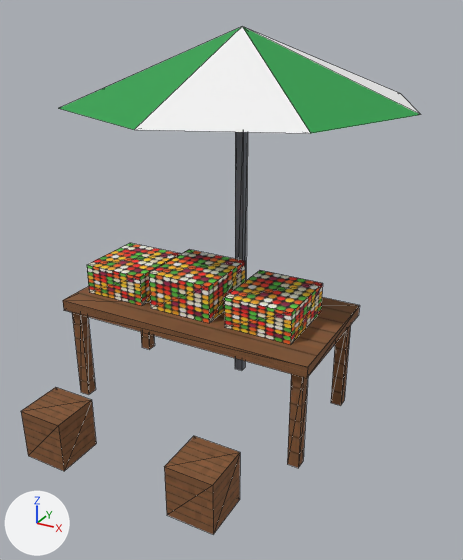
An edit to the glTF model scripts/street-assets/assets/stall-blue-far.glb, drawn before and after from the same camera.
Before and after are seen from a 50 mm camera at (2.69, -4.49, 3.51) aimed at (0.12, 0.18, 1.18). The lights are fixed; the arrows at lower left show +X, +Y and +Z. The older version comes first. Mesh edges are drawn as thin lines. Vertices at exactly the same position are counted once.
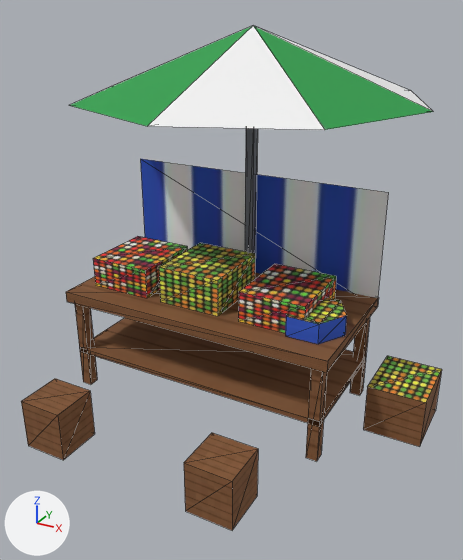
Changed parts and their boxes [x1, y1, x2, y2] in the pictures (463 x 560 px; the box of a moved part takes in the faces that stretch with it):
'Mesh_0', surface changed, reshaped, moved, rescaled
    before: [21, 27, 421, 534]
    after: [21, 26, 442, 530]
part 1 of me_mesh_0, moved or reshaped
    before: [72, 312, 96, 395]
    after: [75, 304, 97, 384]
part 2 of me_mesh_0, moved or reshaped (not visible afterwards)
    before: [141, 332, 155, 349]
part 3 of me_mesh_0, moved or reshaped
    before: [287, 374, 308, 468]
    after: [306, 368, 327, 461]
part 4 of me_mesh_0, moved or reshaped
    before: [331, 325, 351, 406]
    after: [350, 318, 370, 396]
part 5 of me_mesh_0, moved or reshaped
    before: [235, 132, 248, 371]
    after: [93, 236, 187, 298]
part 6 of me_mesh_0, moved or reshaped
    before: [21, 387, 96, 471]
    after: [159, 243, 255, 316]
part 7 of me_mesh_0, moved or reshaped
    before: [164, 436, 240, 534]
    after: [238, 264, 336, 333]
part 8 of me_mesh_0, added (blue)
    after: [285, 297, 347, 344]
part 9 of me_mesh_0, moved or reshaped
    before: [63, 280, 359, 378]
    after: [21, 379, 95, 460]
part 10 of me_mesh_0, added (brown)
    after: [184, 433, 258, 530]
part 11 of me_mesh_0, added (brown)
    after: [363, 356, 442, 447]
part 12 of me_mesh_0, rebuilt
    before: [59, 27, 421, 134]
    after: [69, 26, 434, 130]
part 13 of me_mesh_0, deleted
    before: [87, 243, 180, 306]
part 14 of me_mesh_0, deleted
    before: [149, 249, 245, 323]
part 15 of me_mesh_0, deleted
    before: [224, 270, 323, 344]
part 16 of me_mesh_0, added
    after: [66, 128, 388, 425]

The change, as a list of edits to the scene's bpy script:
```text
Change mat_atlas:
    where n2 = _N.new('ShaderNodeTexImage'); n2.name = 'Image Texture'
    n2.image: img_stall_blue_far_atlas -> img_atlas_sky_far
    where n3 = _N.new('ShaderNodeMapping'); n3.name = 'Mapping'
    n3.inputs[1].default_value: (0.003, -6.909, 0.0) -> (0.00244, -7.176, 0.0)  # 'Location'
    n3.inputs[3].default_value: (15.52, 7.906, 1.0) -> (14.93, 7.924, 1.0)  # 'Scale'
Change me_mesh_0:
    used by ob_mesh_0; parent = ob_stall_blue; location = (-1.55, 2.14, 0.0); scale = (0.000222, 0.000222, 0.000222)
    remove me_mesh_0.from_pydata(...)  # 98 vertices, 126 faces; spans x 0.0..13953.0, y -16383.0..0.0, z 0.0..14853.0
    add me_mesh_0.from_pydata(...)  # 130 vertices, 168 faces; spans x 0.0..15346.0, y -16383.0..0.0, z 0.0..14265.0
    me_mesh_0 part 1: the loose piece of 8 vertices spanning x 1800.0..2250.0, y -12107.0..-11657.0, z 0.0..4051.0 is scaled about its middle by 0.96, then moved by (-296.0, 38.0, -80.0)
    me_mesh_0 part 2: the loose piece of 8 vertices spanning x 1800.0..2250.0, y -7606.0..-7156.0, z 0.0..4051.0 is scaled about its middle by 0.96, then moved by (-296.0, 292.0, -80.0)
    me_mesh_0 part 3: the loose piece of 8 vertices spanning x 11702.0..12152.0, y -12107.0..-11657.0, z 0.0..4051.0 is scaled about its middle by 0.962, then moved by (176.0, 38.0, -80.0)
    me_mesh_0 part 4: the loose piece of 8 vertices spanning x 11702.0..12152.0, y -7606.0..-7156.0, z 0.0..4051.0 is scaled about its middle by 0.962, then moved by (176.0, 292.0, -80.0)
    me_mesh_0 part 5: the loose piece of 8 vertices spanning x 6796.0..7156.0, y -7156.0..-6796.0, z 0.0..12152.0 is scaled about its middle by (7.21, 8.41, 0.0996), then moved by (-3734.0, -2707.0, -1148.0)
    me_mesh_0 part 6: the loose piece of 8 vertices spanning x 2926.0..4726.0, y -16383.0..-14583.0, z 0.0..2025.0 is scaled about its middle by (1.44, 1.68, 0.725), then moved by (2658.0, 5800.0, 4045.0)
    me_mesh_0 part 7: the loose piece of 8 vertices spanning x 9227.0..11027.0, y -16383.0..-14583.0, z 0.0..2025.0 is scaled about its middle by (1.44, 1.68, 0.598), then moved by (-185.0, 5800.0, 3915.0)
    me_mesh_0 part 8: a new loose piece, a 6-sided cylinder along z spanning x 10029.0..12449.0, y -11379.0..-9283.0, z 4323.0..5101.0, in mat_atlas
    me_mesh_0 part 9: the loose piece of 8 vertices spanning x 1575.0..12377.0, y -12332.0..-6931.0, z 4051.0..4501.0 is scaled about its middle by (0.16, 0.32, 4.32), then moved by (-3518.0, -5887.0, -3304.0)
    me_mesh_0 part 10: the loose piece of 8 vertices spanning x 9227.0..11027.0, y -16383.0..-14583.0, z 0.0..2025.0 is copied, and the copy is scaled about its middle by 0.961, then moved by (248.0, -36.0, -40.0); it spans x 9510.0..11239.0, y -16383.0..-14654.0, z 0.0..1945.0
    me_mesh_0 part 11: the loose piece of 8 vertices spanning x 9227.0..11027.0, y -16383.0..-14583.0, z 0.0..2025.0 is copied, and the copy is scaled about its middle by (1.2, 1.44, 0.96), then moved by (4138.0, 7313.0, -40.0); it spans x 13184.0..15346.0, y -9467.0..-6873.0, z 0.0..1945.0
    me_mesh_0 part 12: the loose piece of 10 vertices spanning x 0.0..13953.0, y -13953.0..0.0, z 11477.0..14853.0 is rebuilt with 10 vertices and now spans x 0.0..13833.0, y -13833.0..0.0, z 11023.0..14265.0
    me_mesh_0 part 13: the loose piece of 8 vertices spanning x 2025.0..4726.0, y -11207.0..-8282.0, z 4501.0..5761.0 is deleted
    me_mesh_0 part 14: the loose piece of 8 vertices spanning x 5176.0..7876.0, y -11207.0..-8282.0, z 4501.0..6031.0 is deleted
    me_mesh_0 part 15: the loose piece of 8 vertices spanning x 8552.0..11252.0, y -11207.0..-8282.0, z 4501.0..5761.0 is deleted
    me_mesh_0 part 16: 28 vertices added at x 1297.0..12536.0, y -12276.0..-6657.0, z 0.0..11671.0
Change ob_mesh_0:
    ob_mesh_0.location: (-1.55, 2.14, 0.0) -> (-1.6, 2.39, 0.0)
    ob_mesh_0.scale: (0.000222, 0.000222, 0.000222) -> (0.000231, 0.000231, 0.000231)
```
